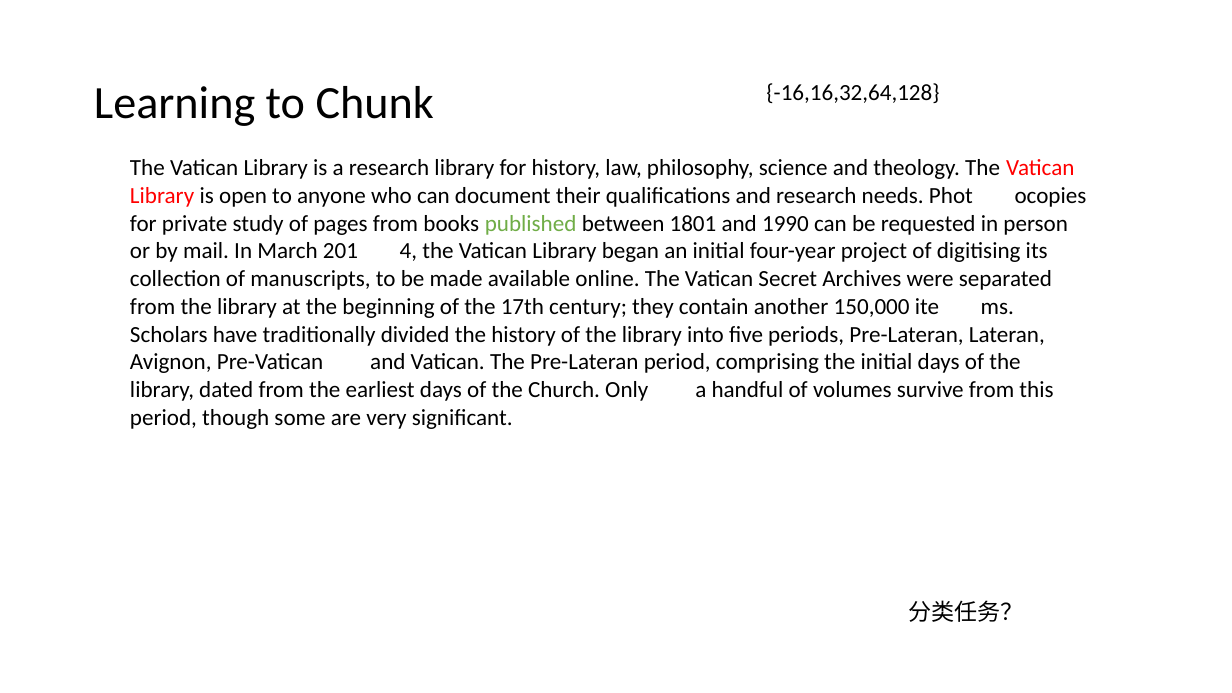
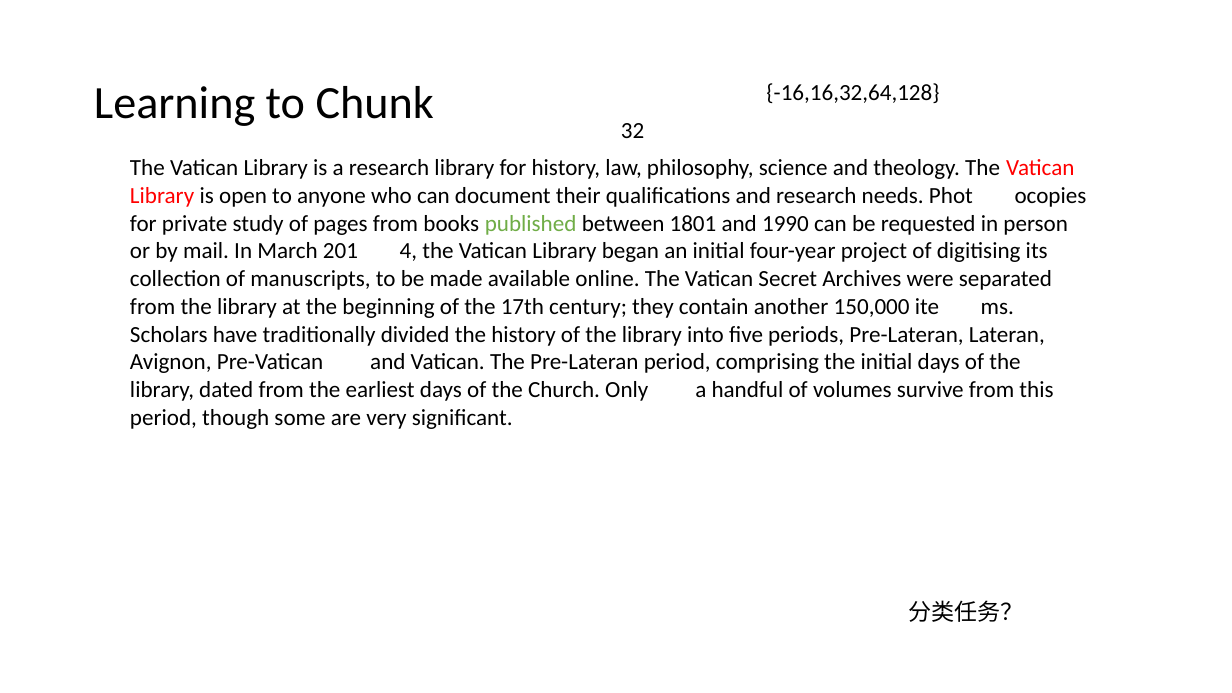
Before and after one commit to xhsun1997/rumor_project, a slide deck: slide 20 of 新建 PPT 演示文稿.ppt. Drawn at 1232x693 pixels with LibreOffice and Linux fonts; fonts in the diff are those of the drawing. Boxes give left, top, right and bottom in pixels: in the first picture for what was removed or moved away, otherwise in the second. Text is boxed around its words. In the diff, an @@ line names an element or a change of style, - is before the commit and + after.

```diff
--- a/新建 PPT 演示文稿.ppt
+++ b/新建 PPT 演示文稿.ppt
@@ text added at bbox=[621, 123, 644, 138], 18 pt, text #000000 @@
+32
```
Also in this commit, not shown: 6 other slides changed, 9 slides added, 16 slides removed, 2 other files.
